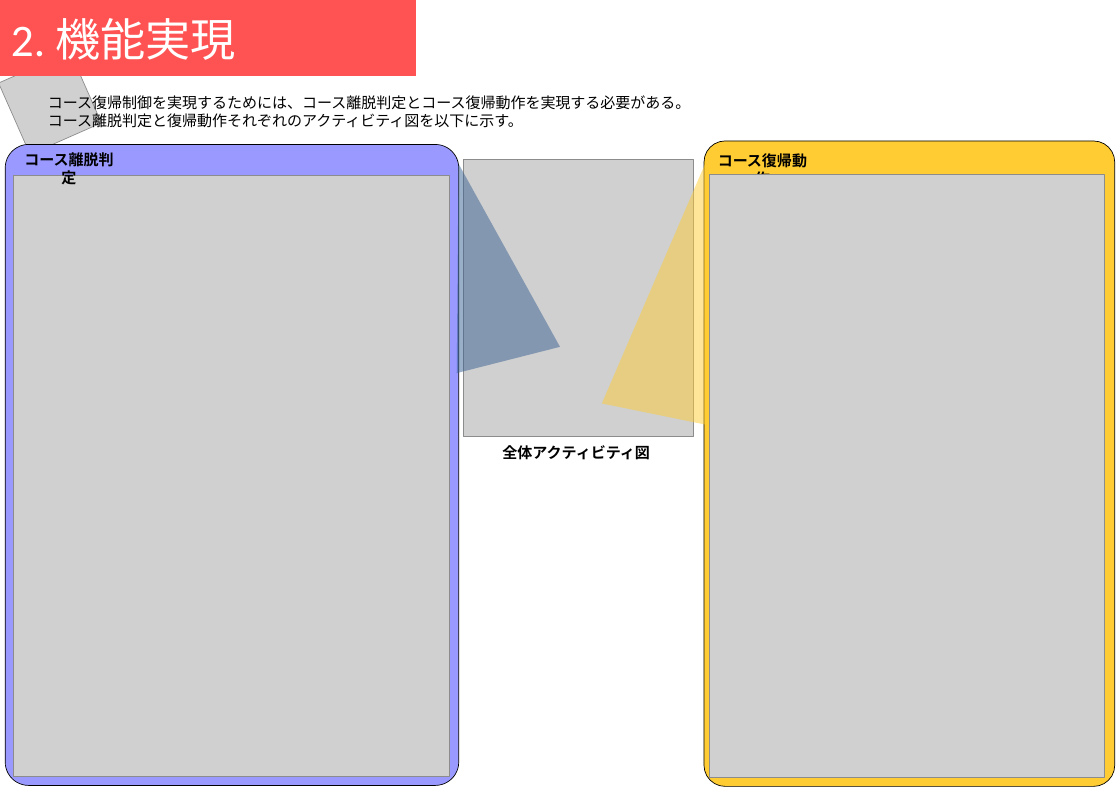
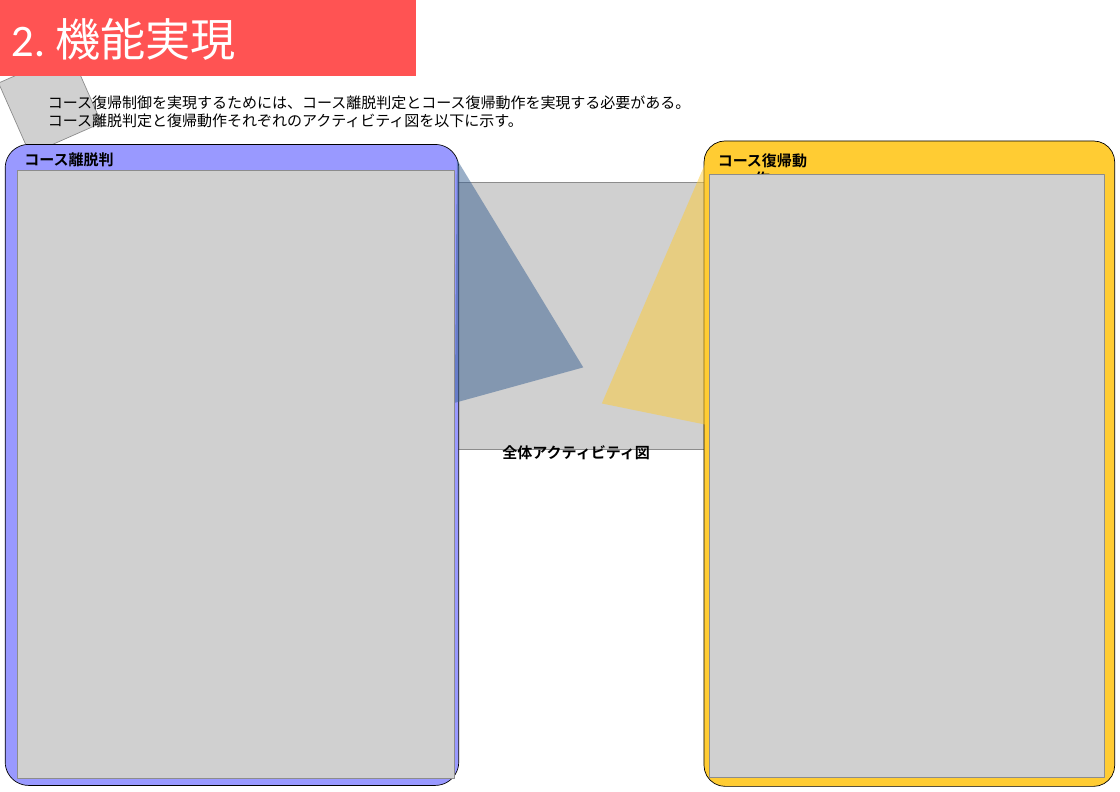
Before and after one commit to Yamacho9/MsBBProject, a slide deck: slide 2 of モデル提出用/モデル_馬場案.pptx. Drawn at 1120x792 pixels with LibreOffice and Linux fonts; fonts in the diff are those of the drawing; grey boxes stand for pictures. Boxes give left, top, right and bottom in pixels: in the first picture for what was removed or moved away, otherwise in the second. Text is boxed around its words. In the diff, an @@ line names an element or a change of style, - is before the commit and + after.

```diff
--- a/モデル提出用/モデル_馬場案.pptx
+++ b/モデル提出用/モデル_馬場案.pptx
@@ triangle at (393, 142, 584, 403): rotation 345 to 344 degrees @@
@@ picture: place and size @@
-picture at (14, 175, 450, 777)
+picture at (18, 170, 454, 779)
@@ picture: place and size @@
-picture at (463, 159, 693, 436)
+picture at (453, 182, 710, 449)
```
Also in this commit, not shown: 4 other slides changed, 1 slide removed, 1 other file.
